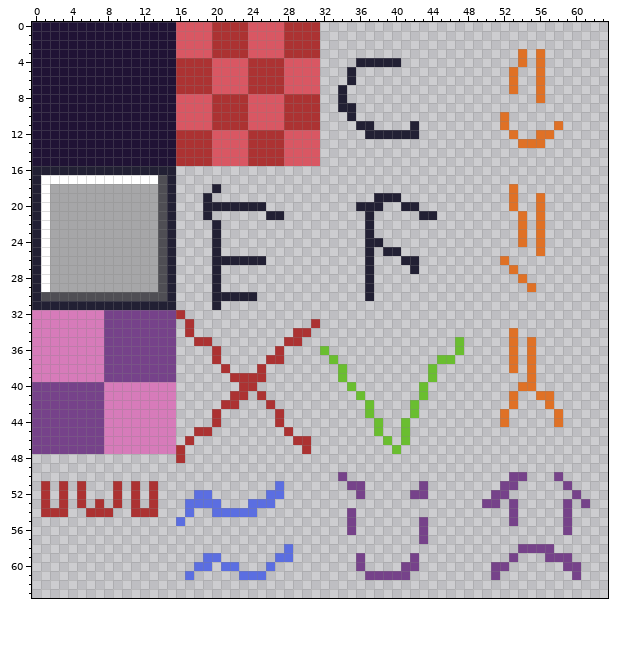
File history of a pixel-art sprite, src/main/resources/testing.png. Above is the file before it was changed.
The file is 64x64 pixels.
The same view after the edit:
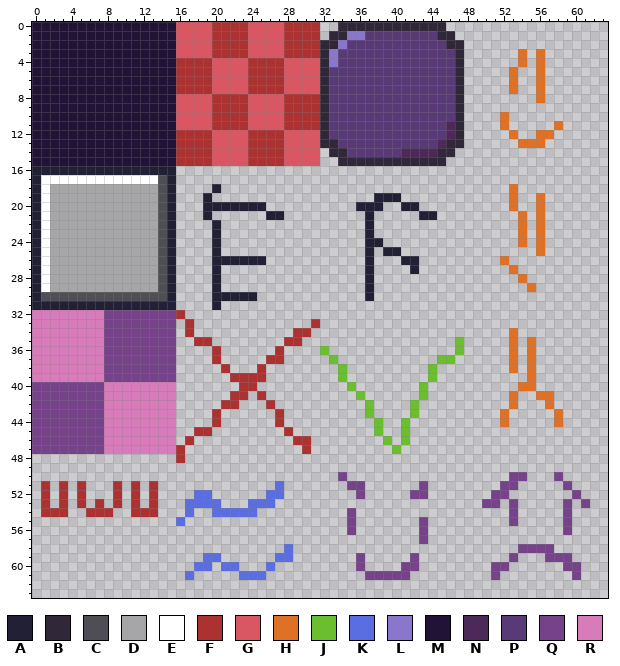
Palette (. is transparent): A #222034  B #302739  C #4f4e54  D #a6a6a8  E #ffffff  F #ac3232  G #d95763  H #df7126  J #6abe30  K #5b6ee1  L #8977cd  M #201335  N #4d295a  P #583a77  Q #76428a  R #d77bba
Changes in this commit:
Changed rows in their new state; - is an unchanged pixel.
first column x 32:
 0 --BBBBBBBBBBBB--
 1 -BBLLPPPPPPPPBB-
 2 BBLPPPPPPPPPPPBB
 3 BLPPPPPPPPPPPPPB
 4 BLPPPPPPPPPPPPPB
 5 BPPPPPPPPPPPPPPB
 6 BPPPPPPPPPPPPPPB
 7 BPPPPPPPPPPPPPPB
 8 BPPPPPPPPPPPPPPB
 9 BPPPPPPPPPPPPPPB
10 BPPPPPPPPPPPPPPB
11 BPPPPPPPPPPPPPNB
12 BPPPPPPPPPPPPPNB
13 BBPPPPPPPPPPPNBB
14 -BBPPPPPPNNNNBB-
15 --BBBBBBBBBBBB--
